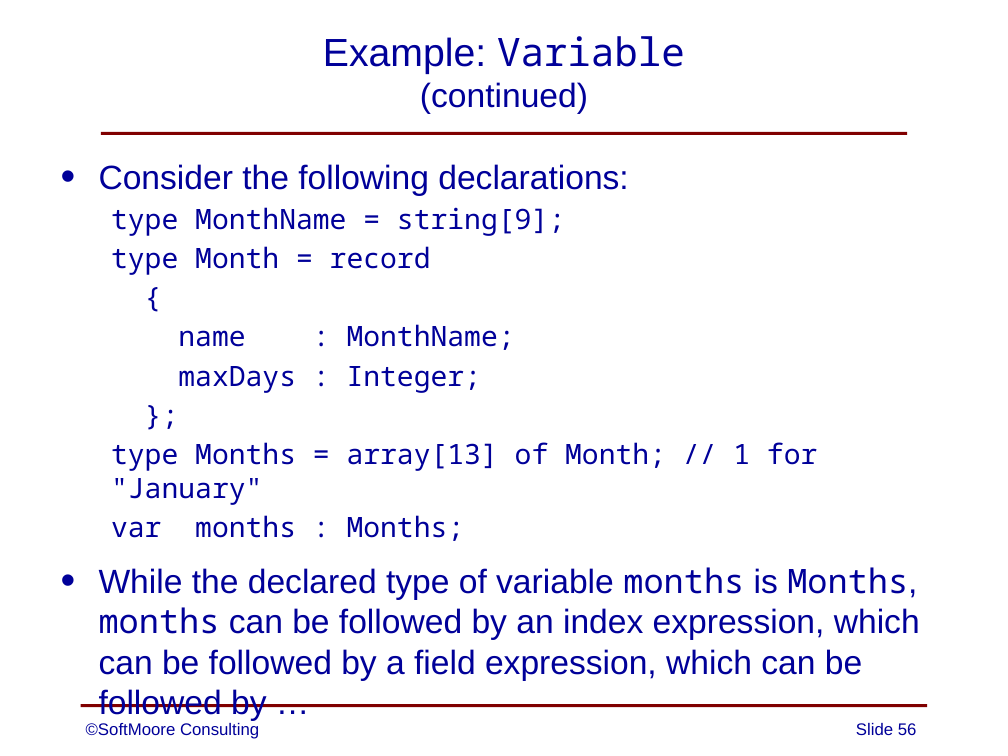
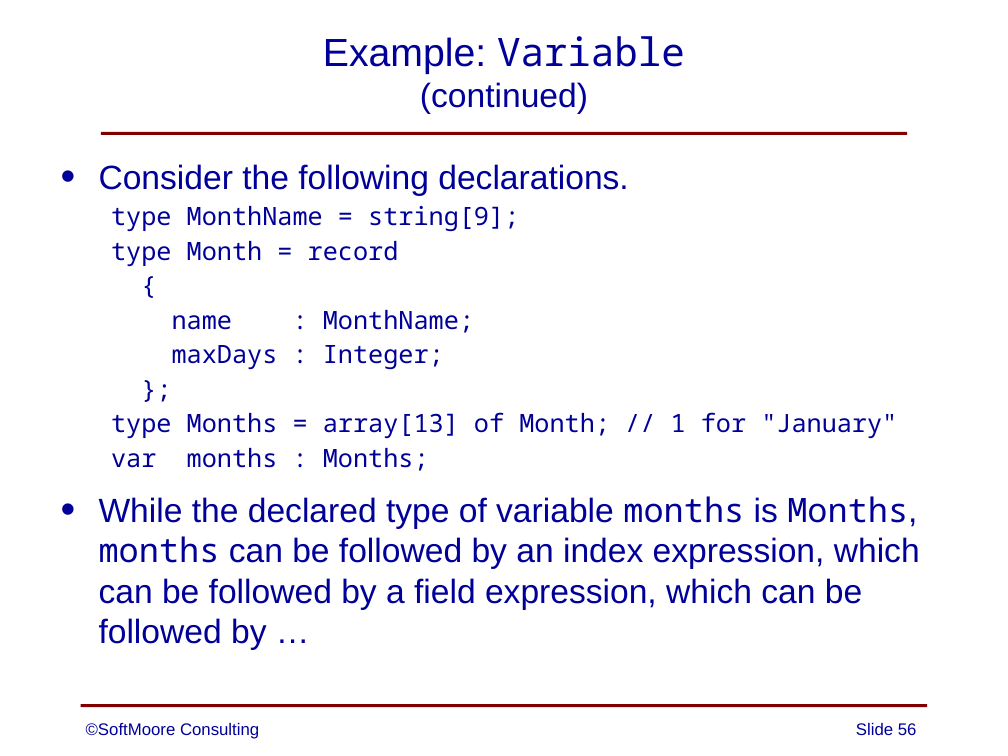
Before and after one commit to SoftMoore/CPRL-Kt-2nd, a slide deck: slide 56 of PowerPoints/08 - Abstract Syntax Trees.pptx. Drawn at 1008x756 pixels with LibreOffice and Linux fonts; fonts in the diff are those of the drawing. Boxes give left, top, right and bottom in pixels: in the first picture for what was removed or moved away, otherwise in the second. Text is boxed around its words. In the diff, an @@ line names an element or a change of style, - is before the commit and + after.

```diff
--- a/PowerPoints/08 - Abstract Syntax Trees.pptx
+++ b/PowerPoints/08 - Abstract Syntax Trees.pptx
@@ text at bbox=[99, 164, 628, 196]: text changed @@
-• Consider the following declarations:
+• Consider the following declarations.
@@ text at bbox=[111, 206, 897, 471]: size 20 to 18 pt in "type MonthName = string[9];", "type Month = record", "{", "name : MonthName;" and 4 more places; less space between paragraphs @@
```
Also in this commit, not shown: 12 other slides changed.
